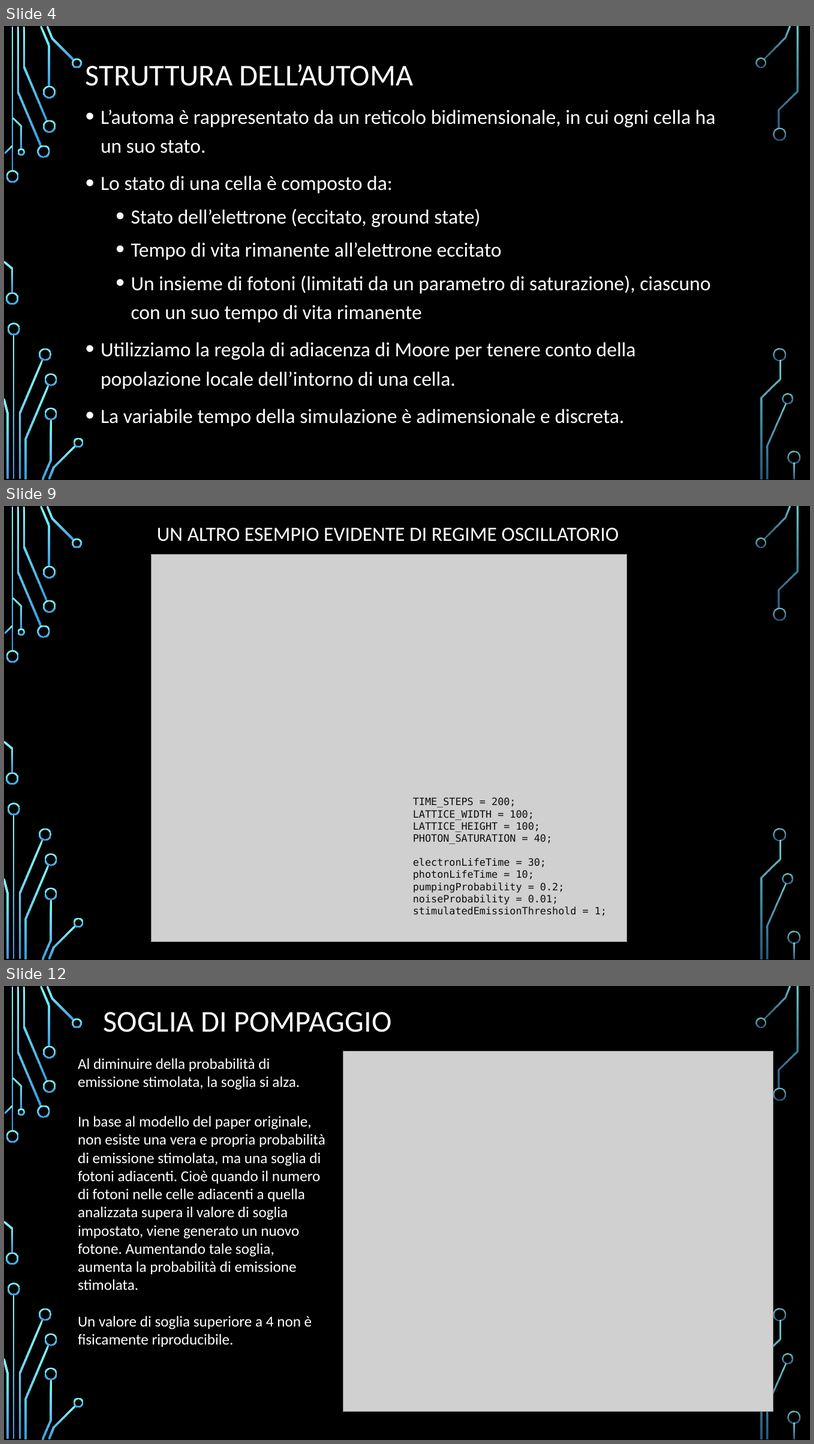
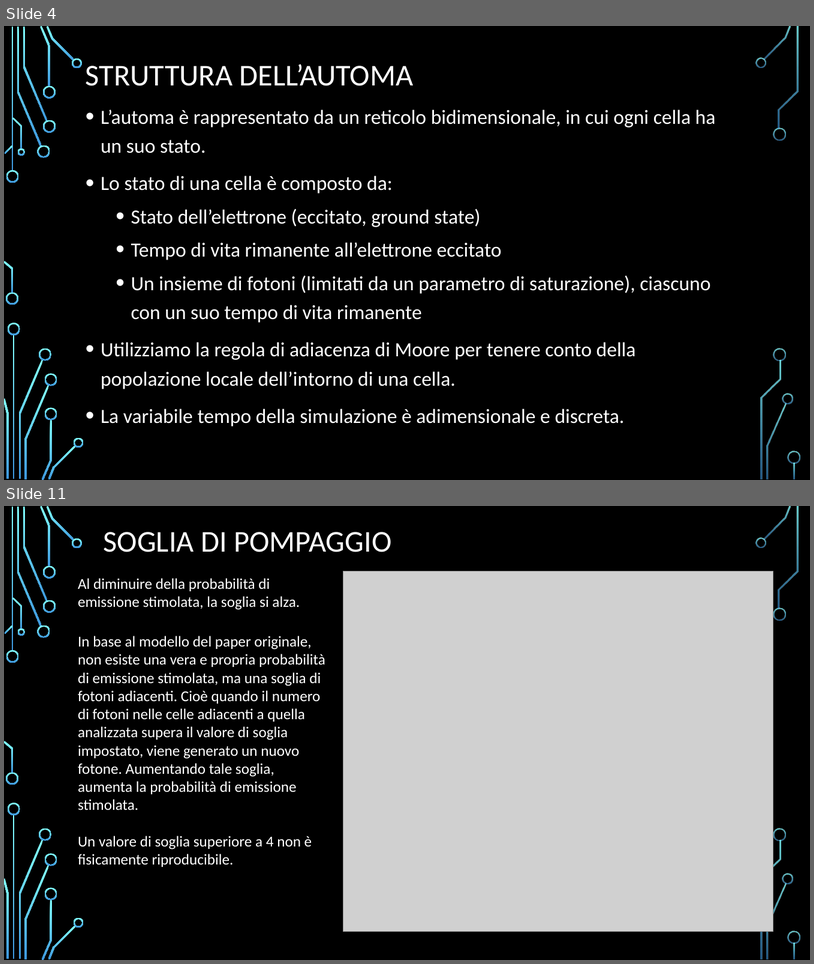
Before and after one commit to Frank01001/LASER-Dynamics-Simulation, a slide deck: Presentation/Presentazione Dispositivi.pptx. Shown one above the other, each under a label of ours: slides 4, 9 and 12 before the commit, slides 4 and 11 after it; the slides between them are not shown. The pictures are 814x1444 and 814x964 pixels, drawn with LibreOffice and Linux fonts; fonts in the diff are those of the drawing; grey boxes stand for pictures; background and template pictures are left out. Boxes give left, top, right and bottom in pixels: in the first picture for what was removed or moved away, otherwise in the second. Text is boxed around its words. In the diff, an @@ line names an element or a change of style, - is before the commit and + after.

```diff
--- a/Presentation/Presentazione Dispositivi.pptx
+++ b/Presentation/Presentazione Dispositivi.pptx
@@ slide 9 removed at box(4, 506, 810, 960), background picture (left out); not listed: 36 template elements that a slide beside it also shows @@
@@ text removed at box(157, 528, 620, 541) @@
-UN ALTRO ESEMPIO EVIDENTE DI REGIME OSCILLATORIO
@@ picture removed at box(151, 555, 628, 942) @@
@@ text removed at box(413, 797, 607, 916) @@
-TIME_STEPS = 200;
-LATTICE_WIDTH = 100;
-LATTICE_HEIGHT = 100;
-PHOTON_SATURATION = 40;
-electronLifeTime = 30;
-photonLifeTime = 10;
-pumpingProbability = 0.2;
-noiseProbability = 0.01;
-stimulatedEmissionThreshold = 1;
@@ what was slide 12 is now slide 11 @@
```
Also in this commit, not shown: 11 slides changed, 6 other files.
